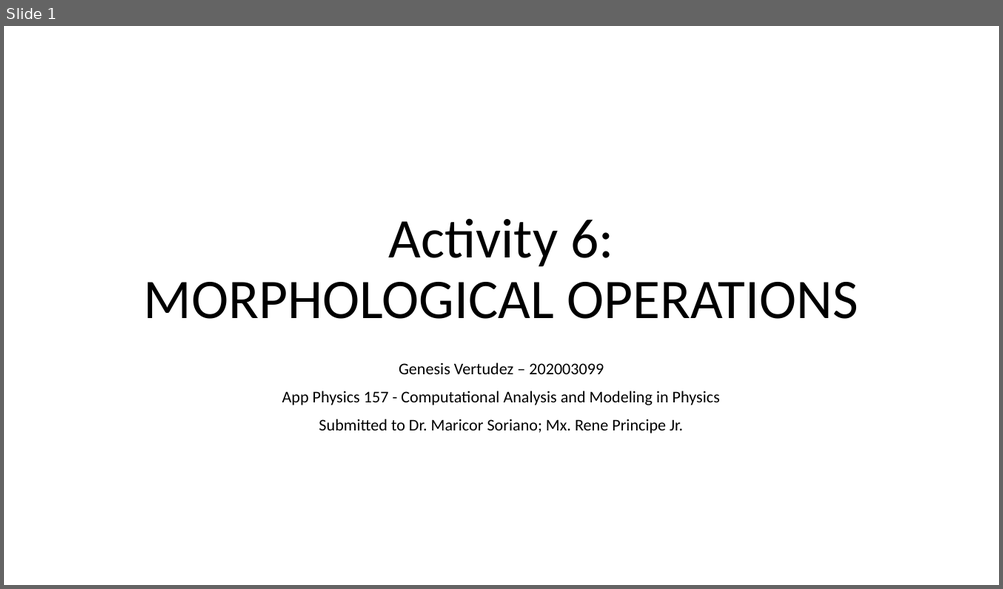
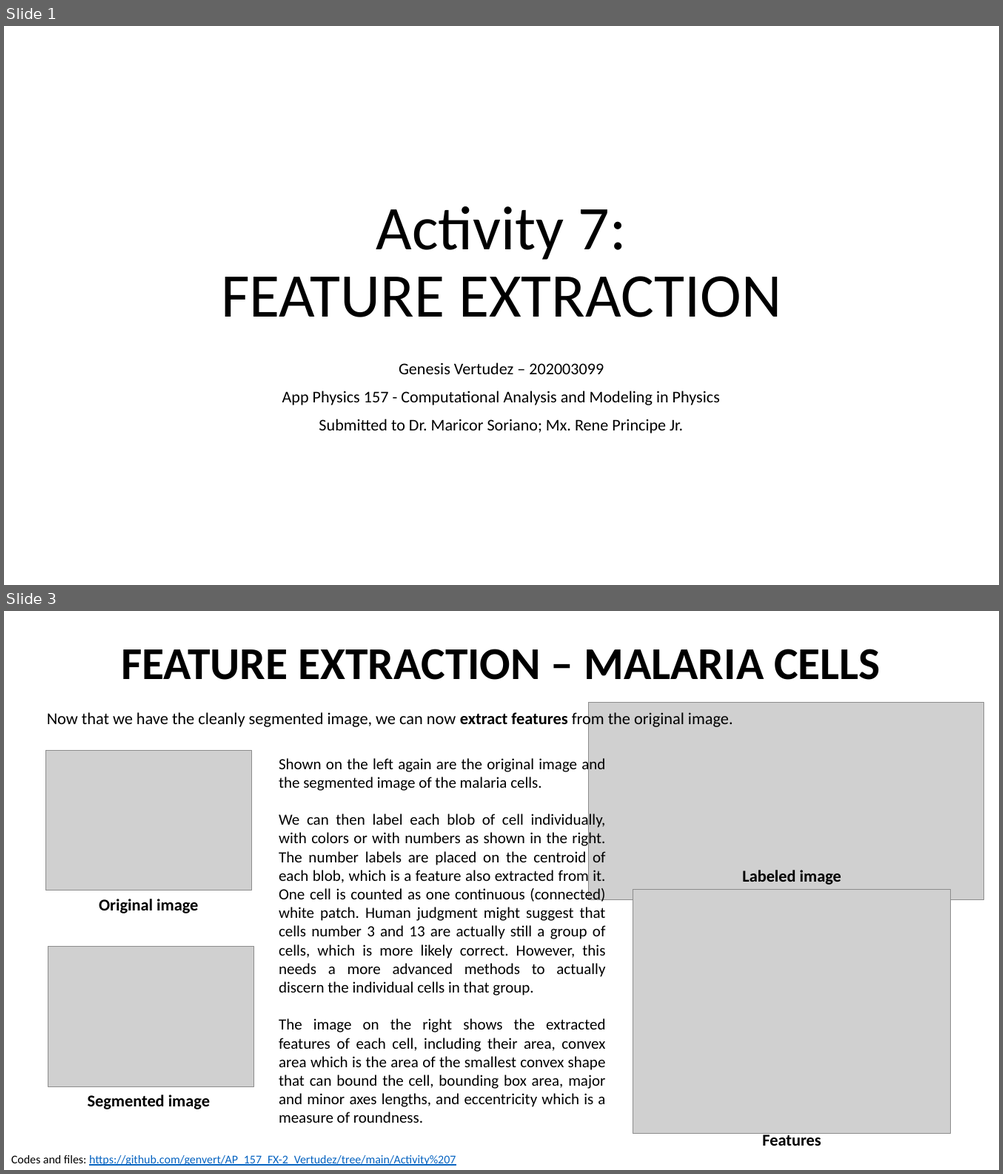
Before and after one commit to genvert/AP_157_FX-2_Vertudez, a slide deck: Activity 7/Vertudez_Activity_7_Report.pptx. Shown one above the other, each under a label of ours: slide 1 before the commit, slides 1 and 3 after it; the slides between them are not shown. The pictures are 1003x589 and 1003x1174 pixels, drawn with LibreOffice and Linux fonts; fonts in the diff are those of the drawing; grey boxes stand for pictures. Boxes give left, top, right and bottom in pixels: in the first picture for what was removed or moved away, otherwise in the second. Text is boxed around its words. In the diff, an @@ line names an element or a change of style, - is before the commit and + after.

```diff
--- a/Activity 7/Vertudez_Activity_7_Report.pptx
+++ b/Activity 7/Vertudez_Activity_7_Report.pptx
@@ slide 3 added at [4,611,999,1170], background #FFFFFF @@
@@ title added at [121,649,880,680], 44 pt, text #000000, bold @@
+FEATURE EXTRACTION – MALARIA CELLS
@@ text added at [47,710,733,729], 16 pt, text #000000 @@
+Now that we have the cleanly segmented image, we can now extract features from the original image.
@@ picture added at [588,703,984,900] @@
@@ picture added at [45,751,252,891] @@
@@ text added at [279,756,606,1123], 15 pt, text #000000 @@
+Shown on the left again are the original image and the segmented image of the malaria cells.
+We can then label each blob of cell individually, with colors or with numbers as shown in the right. The number labels are placed on the centroid of each blob, which is a feature also extracted from it. One cell is counted as one continuous (connected) white patch. Human judgment might suggest that cells number 3 and 13 are actually still a group of cells, which is more likely correct. However, this needs a more advanced methods to actually discern the individual cells in that group.
+The image on the right shows the extracted features of each cell, including their area, convex area which is the area of the smallest convex shape that can bound the cell, bounding box area, major and minor axes lengths, and eccentricity which is a measure of roundness.
@@ text added at [742,870,841,885], 16 pt, text #000000, bold @@
+Labeled image
@@ text added at [99,899,198,914], 16 pt, text #000000, bold @@
+Original image
@@ picture added at [633,890,950,1134] @@
@@ picture added at [48,947,254,1087] @@
@@ text added at [88,1095,210,1110], 16 pt, text #000000, bold @@
+Segmented image
@@ text added at [762,1132,820,1146], 16 pt, text #000000, bold @@
+Features
@@ text added at [11,1156,455,1166], 11.4 pt, text #0563C1, underline @@
+Codes and files: https://github.com/genvert/AP_157_FX-2_Vertudez/tree/main/Activity%207
@@ slide 1 changed as well @@
@@ title at [221,207,781,318]: text changed; size 54 to 60 pt @@
-Activity 6:
-MORPHOLOGICAL OPERATIONS
+Activity 7:
+FEATURE EXTRACTION
```
Also in this commit, not shown: 4 other slides changed, 2 other slides added, 1 slide removed, 7 other files.
